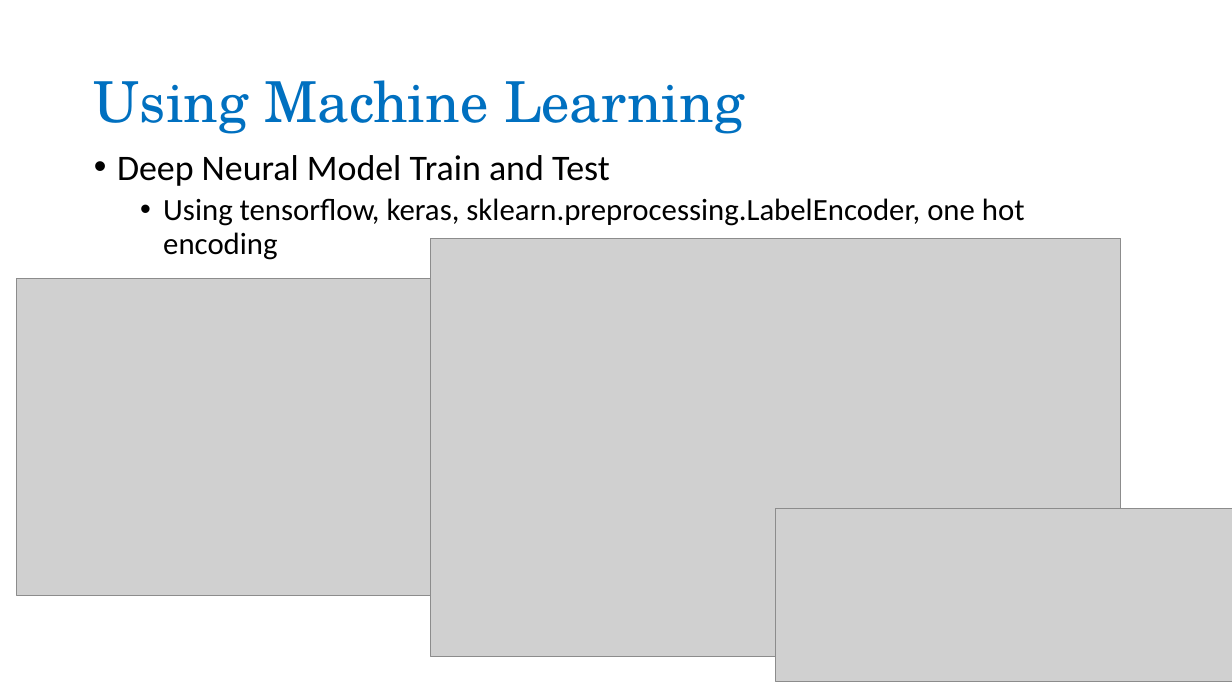
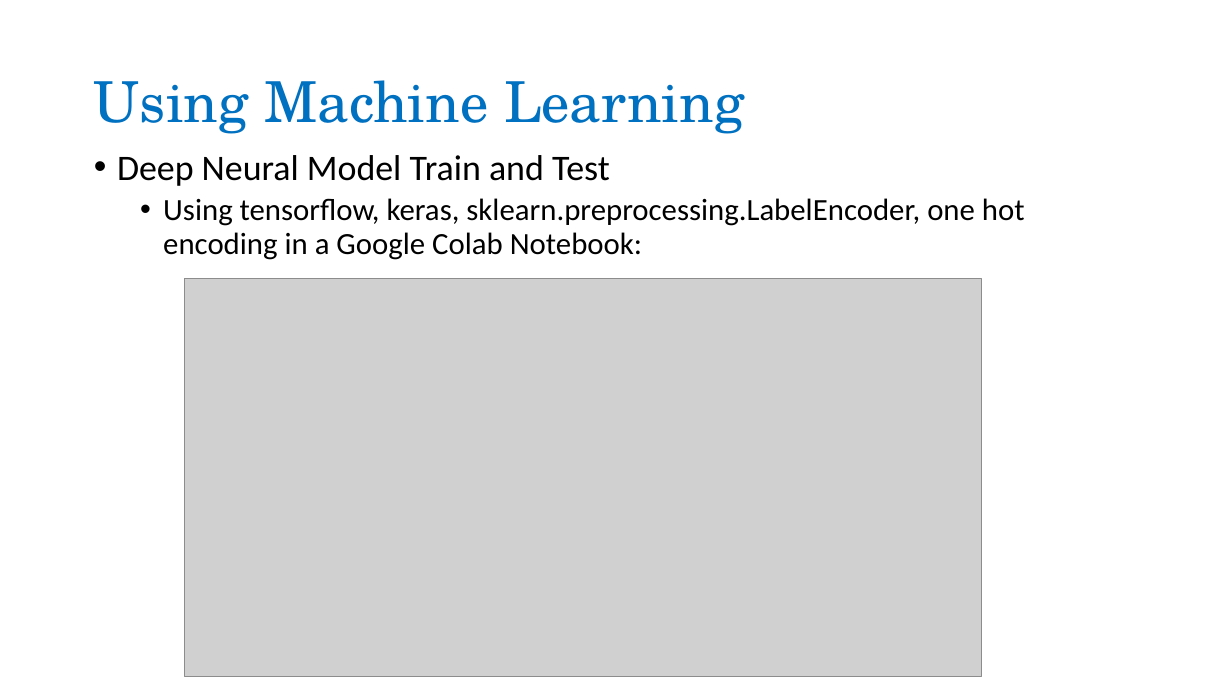
Before and after one commit to gdoshi88/Fertility-ML-Project, a slide deck: slide 7 of Male Fertility Test PowerPoint.pptx. Drawn at 1232x693 pixels with LibreOffice and Linux fonts; fonts in the diff are those of the drawing; grey boxes stand for pictures; background and template pictures are left out. Boxes give left, top, right and bottom in pixels: in the first picture for what was removed or moved away, otherwise in the second. Text is boxed around its words. In the diff, an @@ line names an element or a change of style, - is before the commit and + after.

```diff
--- a/Male Fertility Test PowerPoint.pptx
+++ b/Male Fertility Test PowerPoint.pptx
@@ text at (163, 198, 1025, 260): text changed @@
-  • Using tensorflow, keras, sklearn.preprocessing.LabelEncoder, one hot encoding
+  • Using tensorflow, keras, sklearn.preprocessing.LabelEncoder, one hot encoding in a Google Colab Notebook:
@@ picture removed at (17, 278, 551, 595) @@
@@ picture: place and size @@
-picture at (431, 238, 1121, 656)
+picture at (185, 278, 982, 677)
@@ picture removed at (776, 509, 1232, 681) @@
```
Also in this commit, not shown: 1 other slide changed, 3 slides removed, 1 other file.
